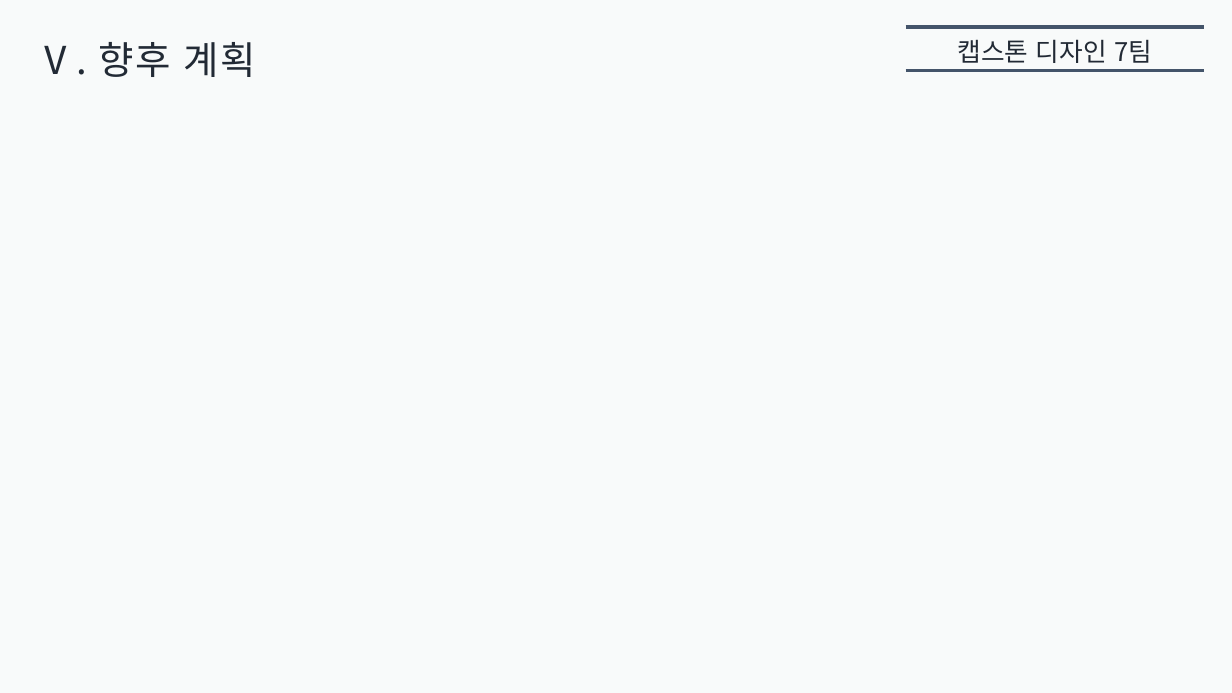
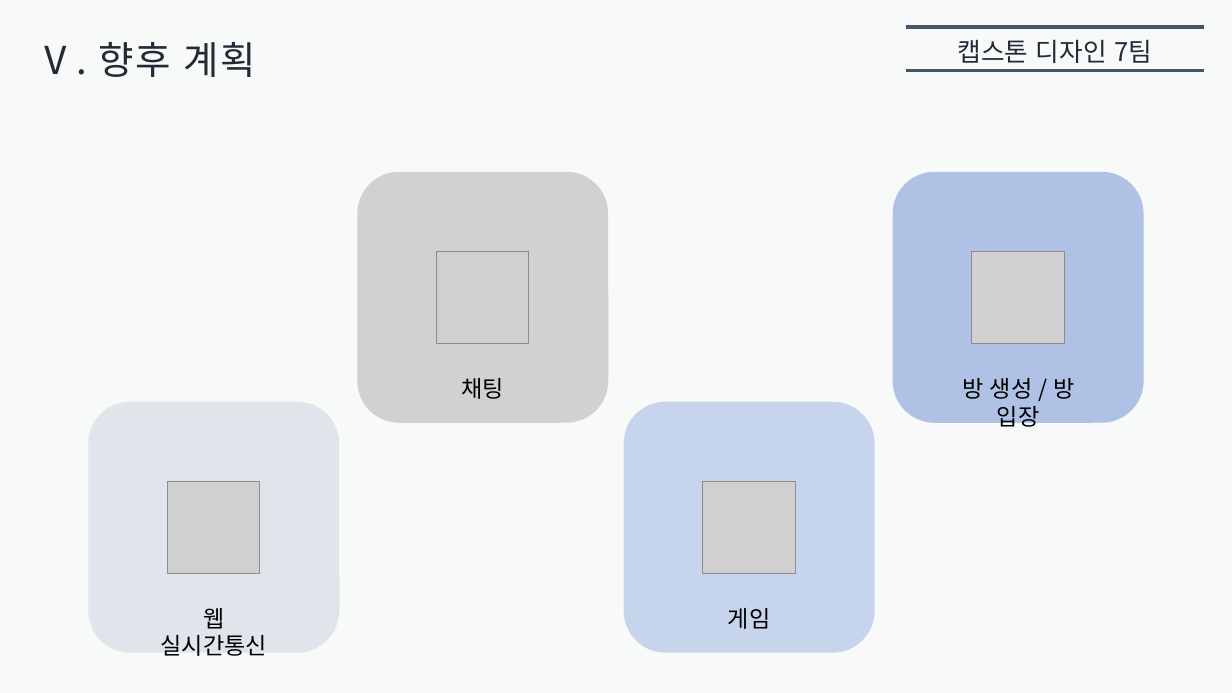
Before and after one commit to inwoo2ya/wormgame, a slide deck: slide 19 of 중간발표.pptx. Drawn at 1232x693 pixels with LibreOffice and Linux fonts; fonts in the diff are those of the drawing; grey boxes stand for pictures. Boxes give left, top, right and bottom in pixels: in the first picture for what was removed or moved away, otherwise in the second. Text is boxed around its words. In the diff, an @@ line names an element or a change of style, - is before the commit and + after.

```diff
--- a/중간발표.pptx
+++ b/중간발표.pptx
@@ rounded rectangle added at (358, 172, 609, 423), fill #BFBFBF at 69% opacity @@
@@ rounded rectangle added at (893, 172, 1144, 423), fill #8FAADC at 69% opacity @@
@@ picture added at (437, 251, 530, 344) @@
@@ picture added at (972, 251, 1065, 344) @@
@@ text added at (462, 378, 505, 399), 18 pt, text #000000 @@
+채팅
@@ text added at (962, 378, 1074, 431), 18 pt, text #000000 @@
+방 생성 / 방 입장
@@ rounded rectangle added at (89, 402, 340, 653), fill #D6DCE5 at 69% opacity @@
@@ rounded rectangle added at (624, 402, 875, 653), fill #B4C7E7 at 71% opacity @@
@@ picture added at (167, 482, 260, 574) @@
@@ picture added at (703, 482, 796, 574) @@
@@ text added at (161, 608, 267, 656), 18 pt, text #000000 @@
+웹 실시간통신
@@ text added at (728, 608, 771, 629), 18 pt, text #000000 @@
+게임
```
Also in this commit, not shown: 2 other slides changed.
